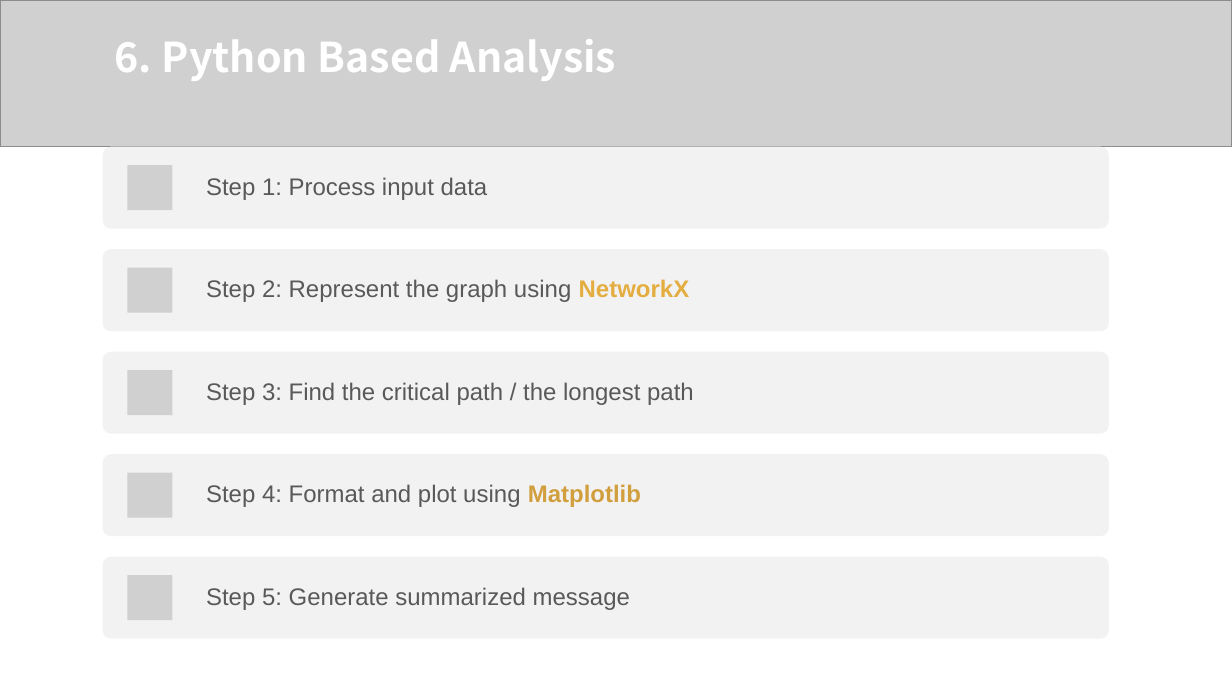
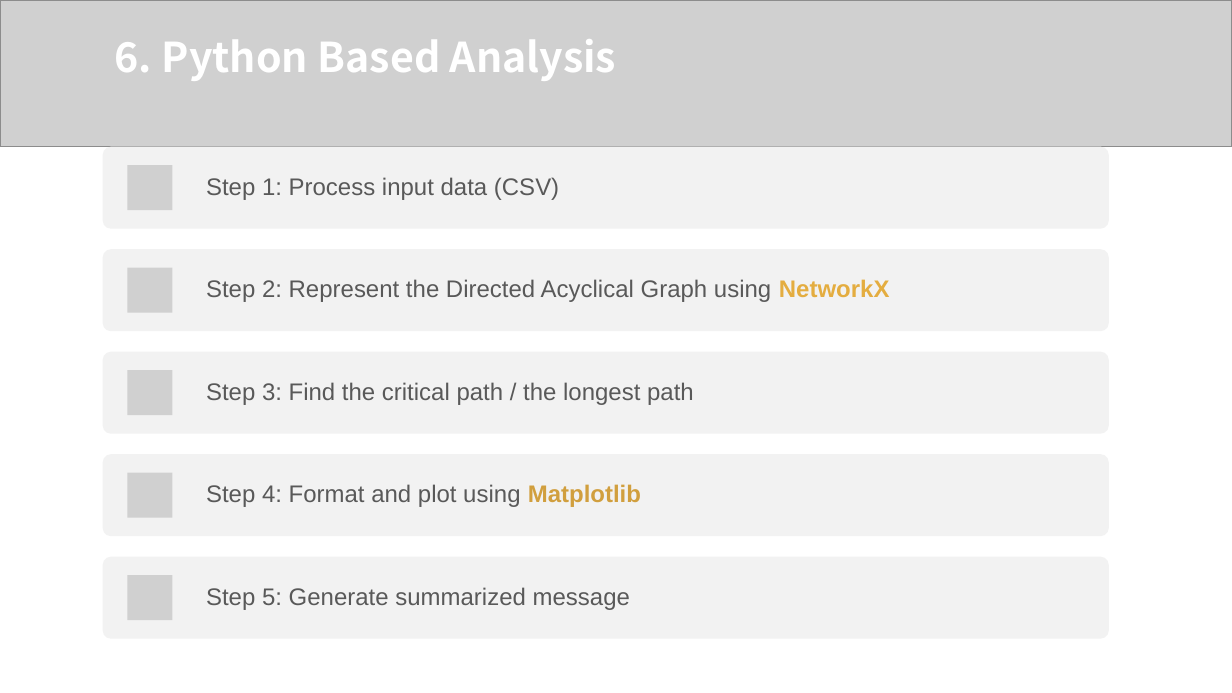
Before and after one commit to z-q-ying/CS-5002-Project, a slide deck: slide 9 of CS_5002_FinalProject_Slides_QiuyingZhou_ZhiweiZhou.pptx. Drawn at 1232x693 pixels with LibreOffice and Linux fonts; fonts in the diff are those of the drawing; grey boxes stand for pictures. Boxes give left, top, right and bottom in pixels: in the first picture for what was removed or moved away, otherwise in the second. Text is boxed around its words. In the diff, an @@ line names an element or a change of style, - is before the commit and + after.

Commit message:
Final touch on report; Add name to code; Minor update on PPT

```diff
--- a/CS_5002_FinalProject_Slides_QiuyingZhou_ZhiweiZhou.pptx
+++ b/CS_5002_FinalProject_Slides_QiuyingZhou_ZhiweiZhou.pptx
@@ text at (206,177,559,200): text changed @@
-Step 1: Process input data
+Step 1: Process input data (CSV)
@@ text at (206,279,890,302): text changed @@
-Step 2: Represent the graph using NetworkX
+Step 2: Represent the Directed Acyclical Graph using NetworkX
```
Also in this commit, not shown: 3 other files.
